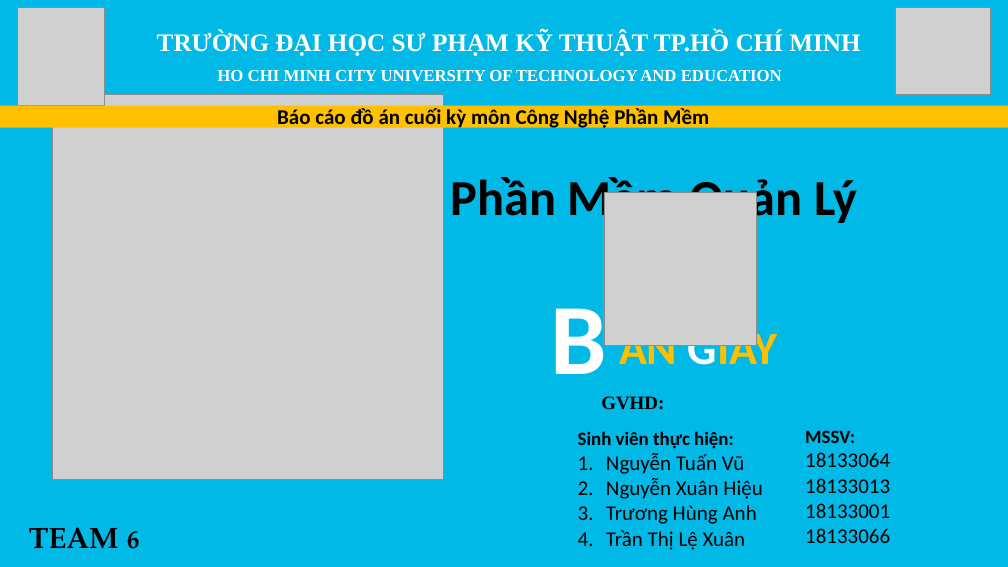
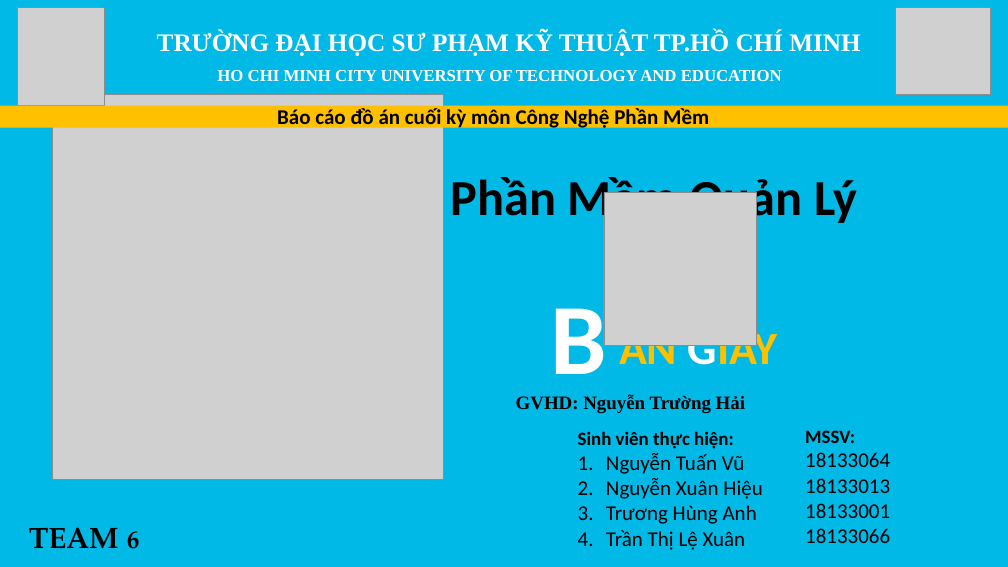
Before and after one commit to vunguyen22271/Sale-Management-Application, a slide deck: slide 1 of Report/PhanMemQuanLyGiay.pptx. Drawn at 1008x567 pixels with LibreOffice and Linux fonts; fonts in the diff are those of the drawing; grey boxes stand for pictures. Boxes give left, top, right and bottom in pixels: in the first picture for what was removed or moved away, otherwise in the second. Text is boxed around its words. In the diff, an @@ line names an element or a change of style, - is before the commit and + after.

```diff
--- a/Report/PhanMemQuanLyGiay.pptx
+++ b/Report/PhanMemQuanLyGiay.pptx
@@ text at <box>516,395,745,413</box>: text changed @@
-GVHD:
+GVHD: Nguyễn Trường Hải
```
Also in this commit, not shown: 1 slide added, 4 slides removed, 6 other files.
